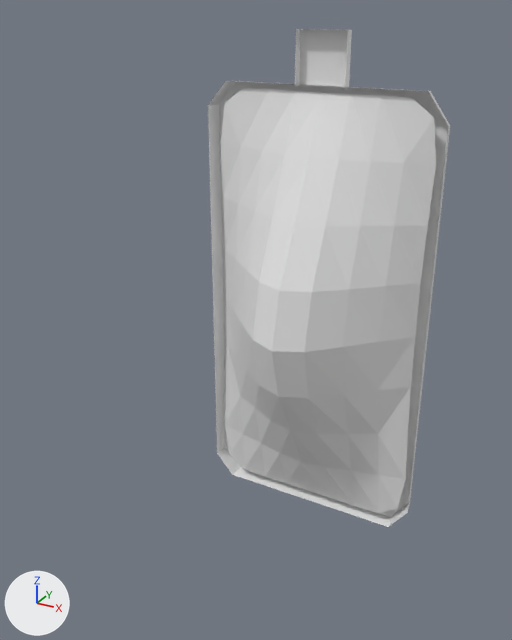
The glTF model assets/sound_door.glb as it was, and as the next commit left it.
One viewpoint serves both versions: a 50 mm camera at (1.22, -3.14, 2.81) aimed at (-0.13, -0.68, 1.58). The axes (+X, +Y, +Z) are drawn at lower left. The lights are the same throughout. Vertices at the same position are counted once.

Before the edit, the objects in view are built like this:
```python
me_cube_027 = bpy.data.meshes.new('Cube.027')
me_cube_027.from_pydata(...)  # 81 vertices, 128 faces; spans x -0.66..0.43, y -0.47..0.0, z -1.09..1.09
me_hall = bpy.data.meshes.new('hall')
me_hall.from_pydata(...)  # 51 vertices, 65 faces; spans x -0.58..0.59, y -0.06..0.02, z -1.23..1.25
ob_door = bpy.data.objects.new('door', me_cube_027)
ob_door.location = (0.0, -0.091, 1.38)
ob_door_frame = bpy.data.objects.new('door_frame', me_hall)
ob_door_frame.location = (-0.124, -0.054, 1.477)
```
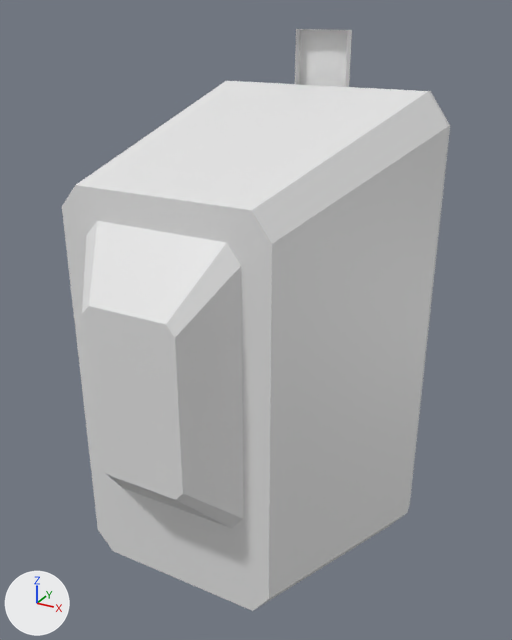
What differs and where, as boxes [x1, y1, x2, y2] in the pictures (512 x 640 px; the box of a moved part takes in the faces that stretch with it):
'door_frame', reshaped (60% wider, 17% taller)
    before: [208, 29, 450, 527]
    after: [62, 29, 450, 611]
part 1 of me_cube_027, moved or reshaped (not visible afterwards)
    before: [221, 88, 436, 513]
part 2 of me_hall, added
    after: [62, 81, 449, 611]

Diff of the bpy script that builds the scene:
```diff
--- a/assets/sound_door.glb.py
+++ b/assets/sound_door.glb.py
@@ me_cube_027 @@
 # used by ob_door; location = (0.0, -0.091, 1.38)
-me_cube_027.from_pydata(...)  # 81 vertices, 128 faces; spans x -0.66..0.43, y -0.47..0.0, z -1.09..1.09
+me_cube_027.from_pydata(...)  # 81 vertices, 128 faces; spans x -0.66..0.43, y -0.32..0.0, z -1.09..1.09
+# me_cube_027 part 1: 51 of 81 vertices moved; they spanned x -0.52..0.3, y -0.47..0.0, z -1.09..0.82 and now span x -0.52..0.3, y -0.32..0.0, z -1.09..0.82; mean shift (0.0, 0.06, 0.0); largest move (-0.25, -0.1, -0.81) -> (-0.25, 0.0, -1.08)
@@ me_hall @@
 # used by ob_door_frame; location = (-0.124, -0.054, 1.477)
-me_hall.from_pydata(...)  # 51 vertices, 65 faces; spans x -0.58..0.59, y -0.06..0.02, z -1.23..1.25
+me_hall.from_pydata(...)  # 75 vertices, 119 faces; spans x -0.58..0.59, y -1.36..0.02, z -1.23..1.25
+# me_hall part 2
+# 24 vertices are added at x -0.54..0.34, y -1.36..-1.15, z -0.95..0.74
+# 54 new faces join them
```
